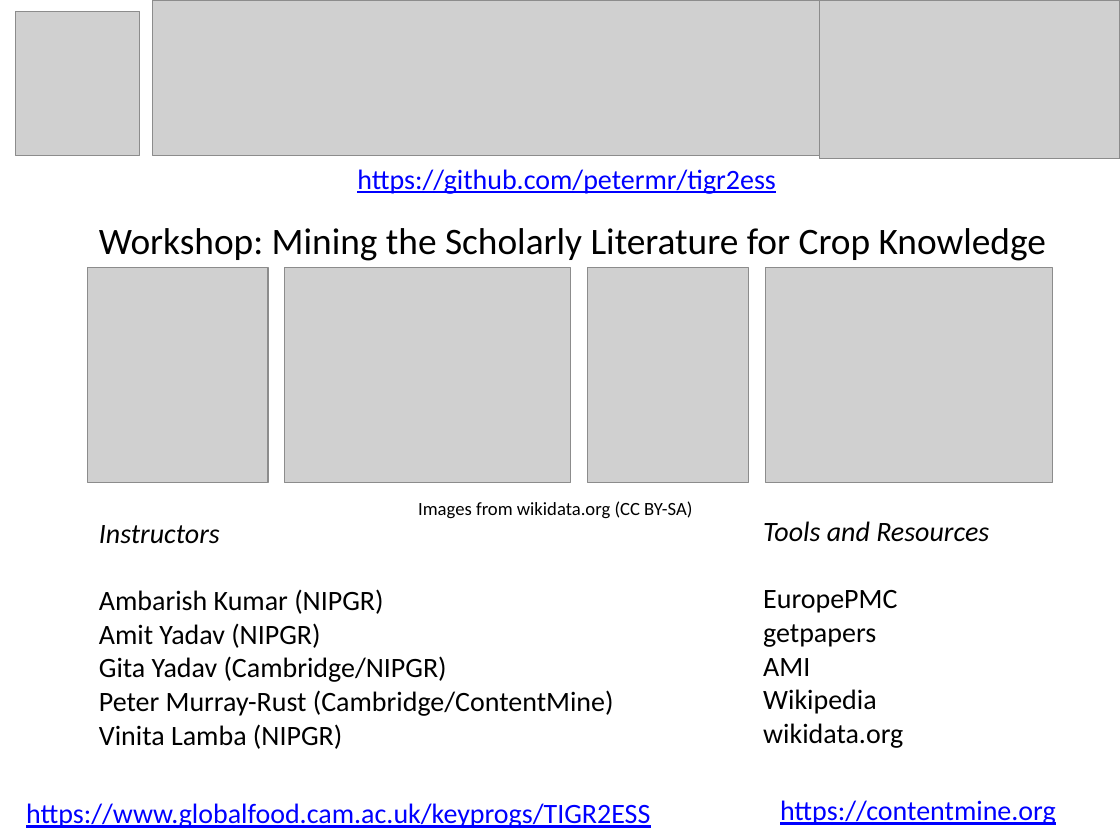
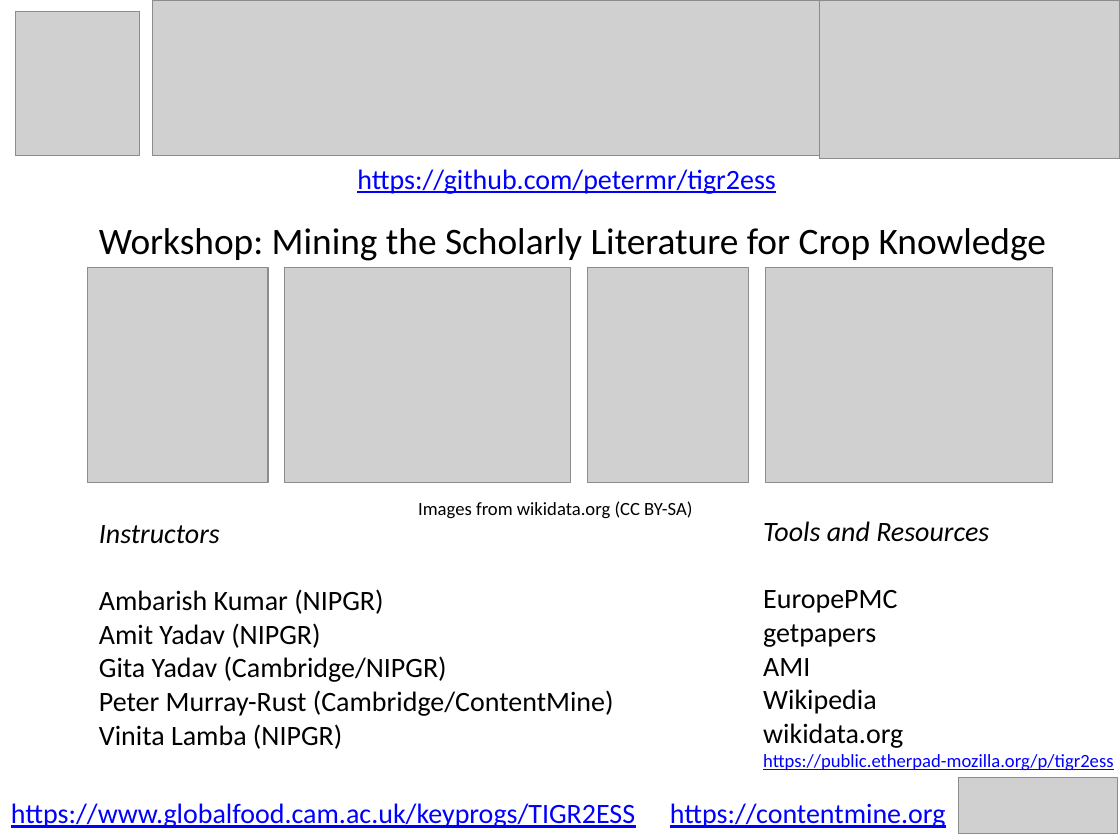
Before and after one commit to petermr/tigr2ess, a slide deck: slide 1 of assets/workshop.pptx. Drawn at 1120x840 pixels with LibreOffice and Linux fonts; fonts in the diff are those of the drawing; grey boxes stand for pictures. Boxes give left, top, right and bottom in pixels: in the first picture for what was removed or moved away, otherwise in the second. Text is boxed around its words. In the diff, an @@ line names an element or a change of style, - is before the commit and + after.

```diff
--- a/assets/workshop.pptx
+++ b/assets/workshop.pptx
@@ text at (x1=763, y1=754, x2=1113, y2=771): paragraph added @@
+https://public.etherpad-mozilla.org/p/tigr2ess
@@ picture added at (x1=959, y1=777, x2=1118, y2=833) @@
@@ text "https://www.globalfood.cam.ac.uk/keyprogs/TIGR2ESS" moved from (x1=26, y1=803, x2=650, y2=828) to (x1=11, y1=803, x2=635, y2=828) @@
@@ text "https://contentmine.org" moved from (x1=780, y1=800, x2=1056, y2=825) to (x1=670, y1=803, x2=946, y2=828) @@
```
Also in this commit, not shown: 1 other file.
